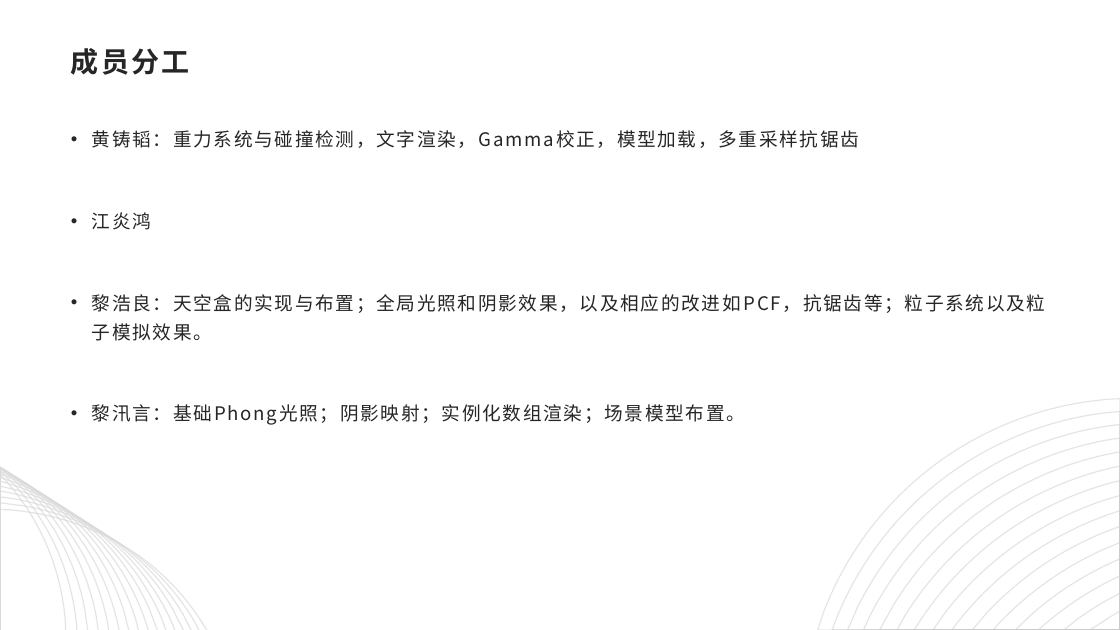
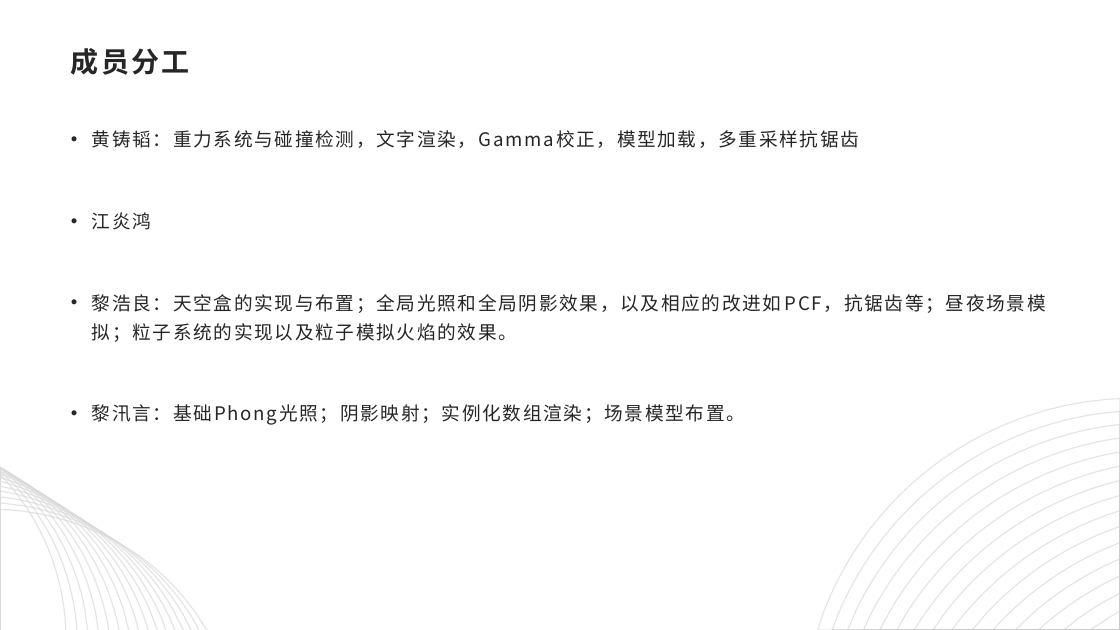
Before and after one commit to computer-graphic-2019/Group19, a slide deck: slide 5 of CG_final.pptx. Drawn at 1120x630 pixels with LibreOffice and Linux fonts; fonts in the diff are those of the drawing. Boxes give left, top, right and bottom in pixels: in the first picture for what was removed or moved away, otherwise in the second. Text is boxed around its words. In the diff, an @@ line names an element or a change of style, - is before the commit and + after.

```diff
--- a/CG_final.pptx
+++ b/CG_final.pptx
@@ text at (x1=92, y1=294, x2=1046, y2=342): text changed @@
-• 黎浩良：天空盒的实现与布置；全局光照和阴影效果，以及相应的改进如PCF，抗锯齿等；粒子系统以及粒子模拟效果。
+• 黎浩良：天空盒的实现与布置；全局光照和全局阴影效果，以及相应的改进如PCF，抗锯齿等；昼夜场景模拟；粒子系统的实现以及粒子模拟火焰的效果。
```
Also in this commit, not shown: 2 other slides changed.
